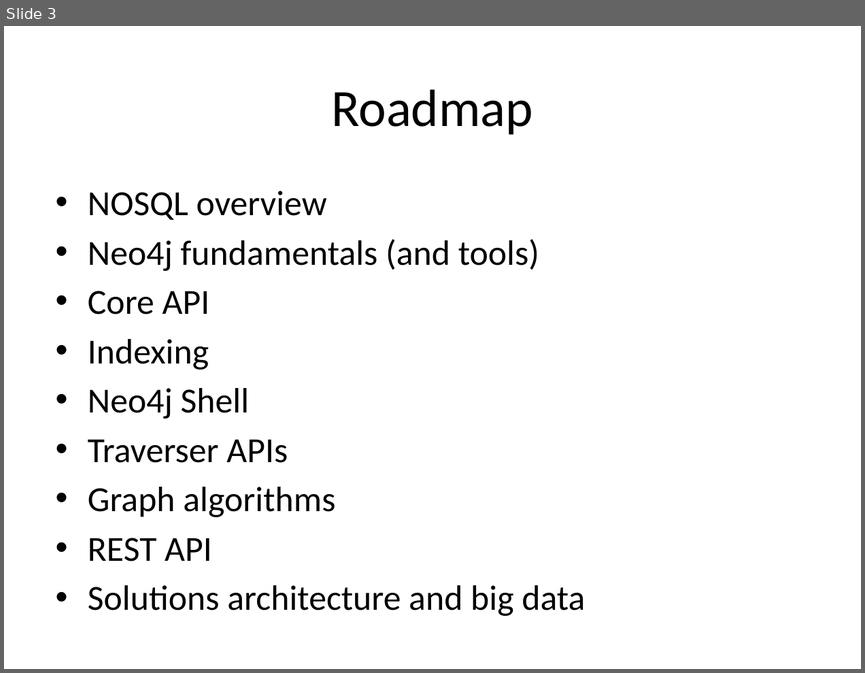
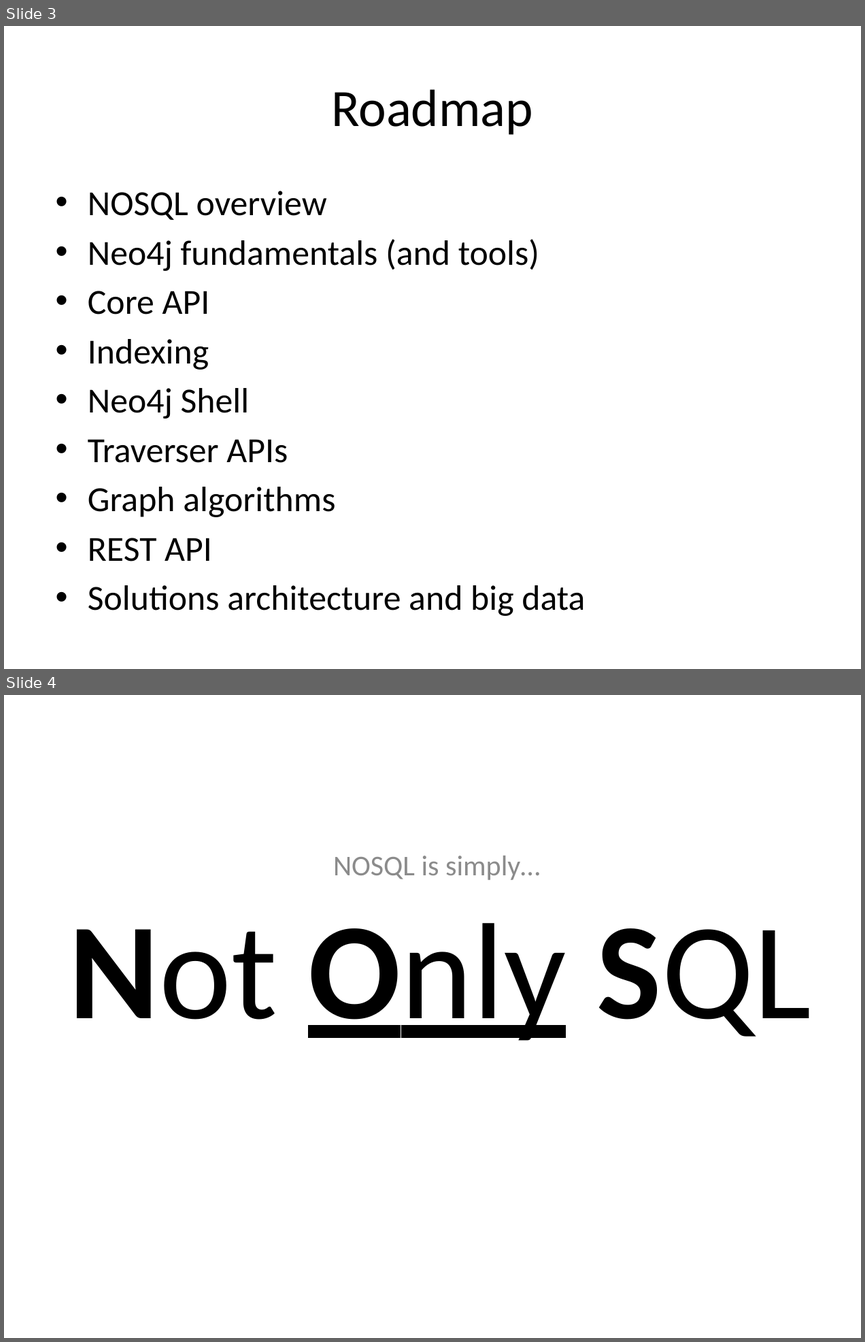
Before and after one commit to jimwebber/neo4j-tutorial, a slide deck: presentation/A Programmatic Introduction to Neo4j.pptx. Shown one above the other, each under a label of ours: slide 3 before the commit, slides 3 and 4 after it. The pictures are 865x673 and 865x1342 pixels, drawn with LibreOffice and Linux fonts; fonts in the diff are those of the drawing; background and template pictures are left out. Boxes give left, top, right and bottom in pixels: in the first picture for what was removed or moved away, otherwise in the second. Text is boxed around its words. In the diff, an @@ line names an element or a change of style, - is before the commit and + after.

Commit message:
The first bits of a NOSQL drivers slideset

```diff
--- a/presentation/A Programmatic Introduction to Neo4j.pptx
+++ b/presentation/A Programmatic Introduction to Neo4j.pptx
@@ slide 4 added at (x1=4, y1=695, x2=861, y2=1338), background #FFFFFF @@
@@ subtitle added at (x1=333, y1=855, x2=540, y2=880), 24 pt, text #8C8C8C @@
+NOSQL is simply…
@@ title added at (x1=69, y1=923, x2=811, y2=1040), 115 pt, text #000000 @@
+Not Only SQL
```
Also in this commit, not shown: 6 other slides added.
